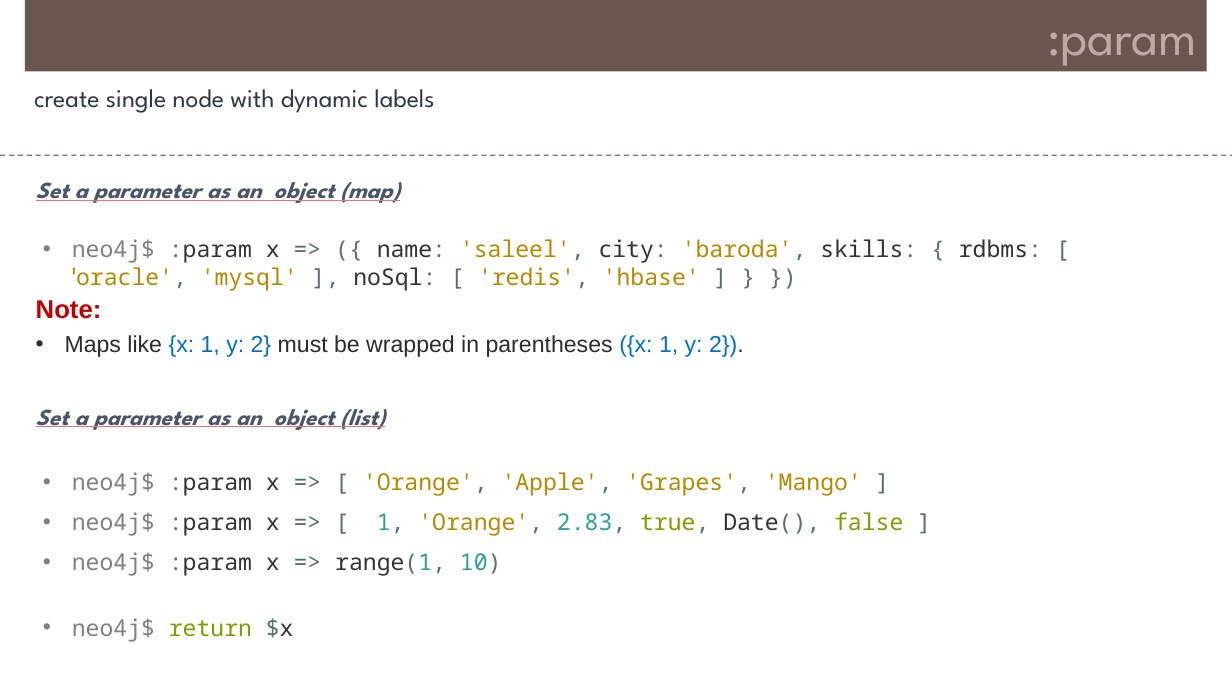
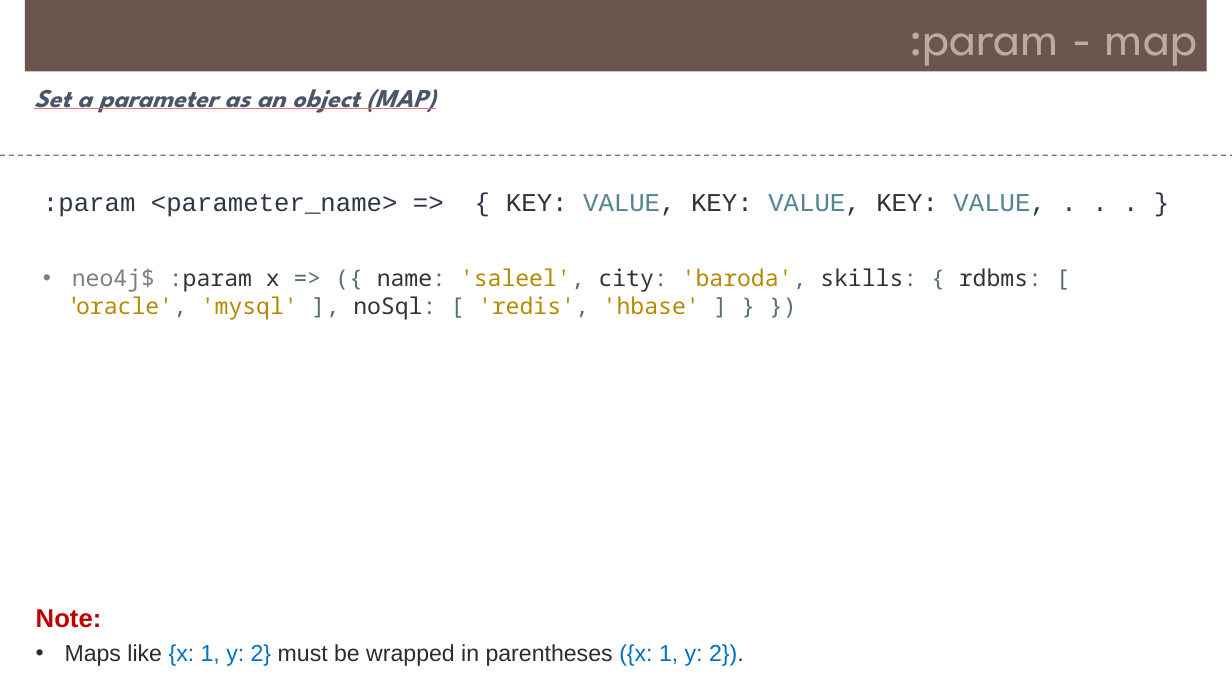
Before and after one commit to Saleel-Bagde/PPT-s, a slide deck: slide 34 of Neo4j.pptx. Drawn at 1232x693 pixels with LibreOffice and Linux fonts; fonts in the diff are those of the drawing. Boxes give left, top, right and bottom in pixels: in the first picture for what was removed or moved away, otherwise in the second. Text is boxed around its words. In the diff, an @@ line names an element or a change of style, - is before the commit and + after.

```diff
--- a/Neo4j.pptx
+++ b/Neo4j.pptx
@@ text in rectangle at (909,33,1198,66): text changed @@
-:param
+:param - map
@@ text at (34,89,435,113): text changed; size 18 to 20 pt @@
-Set a parameter as an object (map)
+Set a parameter as an object (MAP)
@@ text removed at (34,89,434,113) @@
-create single node with dynamic labels
@@ text added at (43,194,1046,217), 20 pt, text #2D3748 @@
+:param <parameter_name> => { KEY: VALUE, KEY: VALUE, KEY: VALUE, . . . }
@@ text "neo4j$ :param x => ({ ...": place and size @@
-text "neo4j$ :param x => ({ ..." at (72,239,1042,291)
+text "neo4j$ :param x => ({ ..." at (72,268,1042,320)
@@ text removed at (36,409,385,430) @@
-Set a parameter as an object (list)
@@ text removed at (72,472,903,576) @@
-• neo4j$ :param x => [ 'Orange', 'Apple', 'Grapes', 'Mango' ]
-• neo4j$ :param x => [ 1, 'Orange', 2.83, true, Date(), false ]
-• neo4j$ :param x => range(1, 10)
@@ text "Note:": place and size @@
-text "Note:" at (36,300,744,357)
+text "Note:" at (36,609,744,666)
@@ text removed at (72,618,294,641) @@
-• neo4j$ return $x
```
Also in this commit, not shown: 1 other slide changed, 2 slides added.
